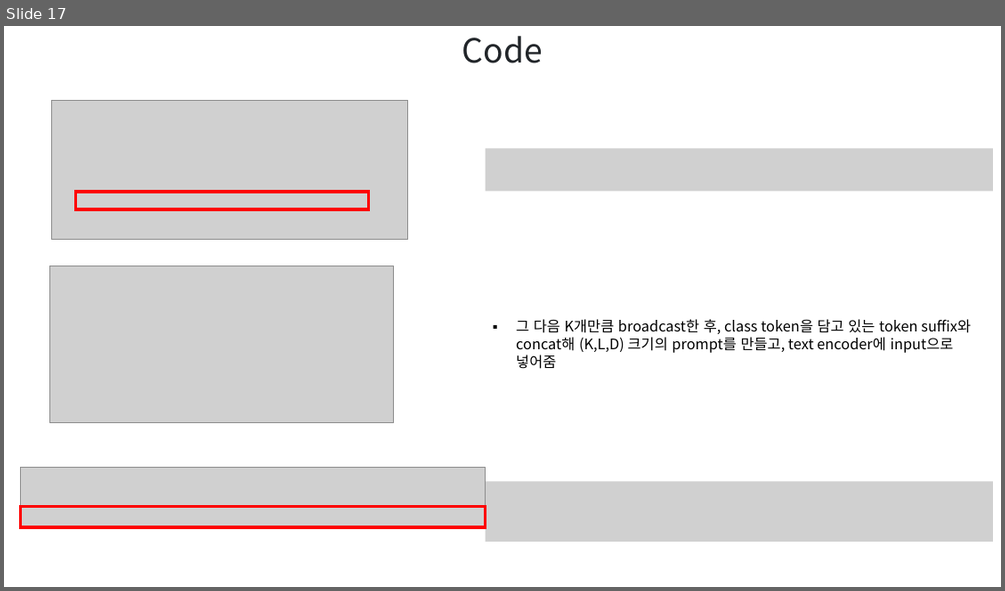
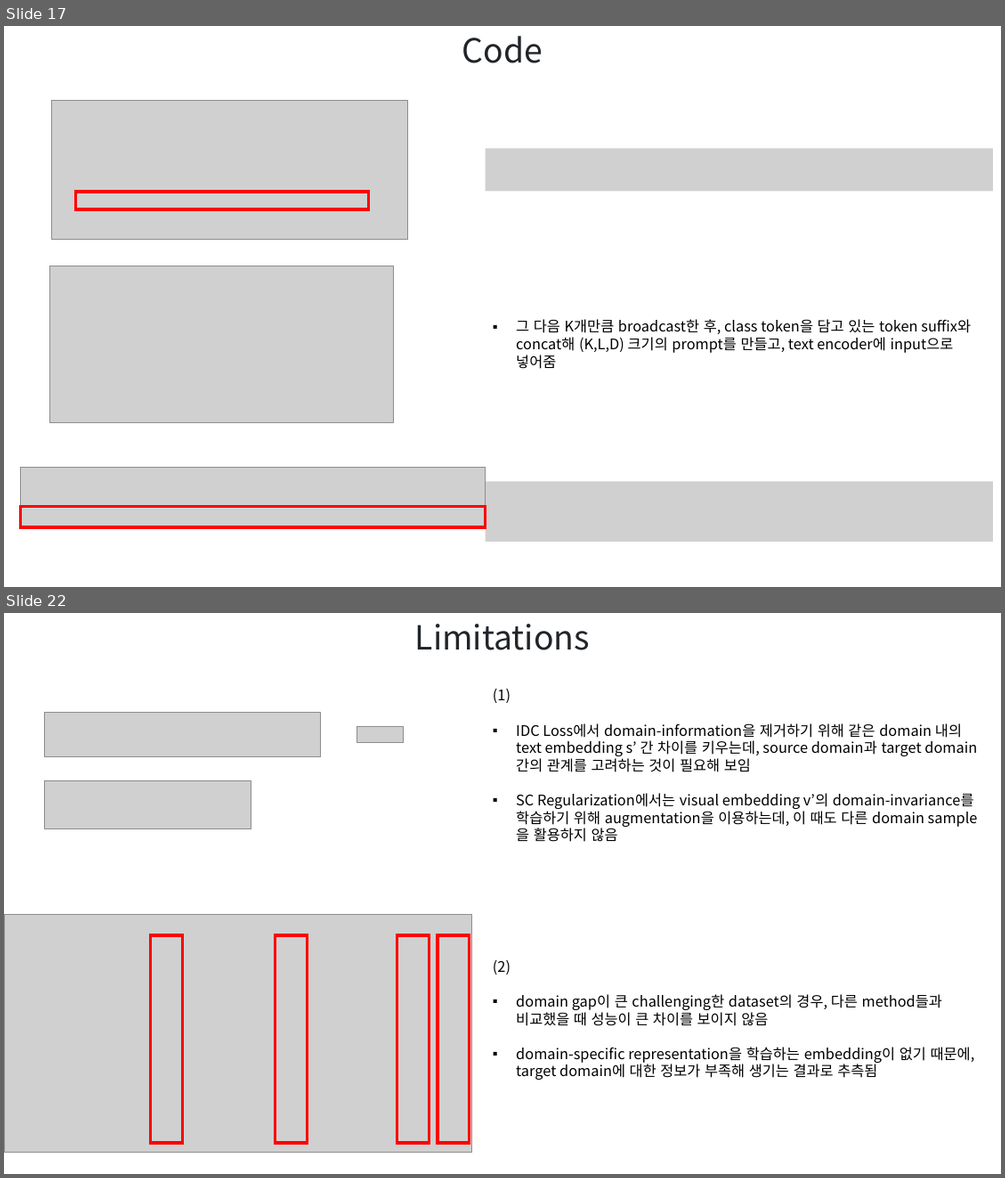
Before and after one commit to hbcho03/cvpr, a slide deck: CVPR/논문/DAMP PPT.pptx. Shown one above the other, each under a label of ours: slide 17 before the commit, slides 17 and 22 after it; the slides between them are not shown. The pictures are 1005x591 and 1005x1178 pixels, drawn with LibreOffice and Linux fonts; fonts in the diff are those of the drawing; grey boxes stand for pictures. Boxes give left, top, right and bottom in pixels: in the first picture for what was removed or moved away, otherwise in the second. Text is boxed around its words. In the diff, an @@ line names an element or a change of style, - is before the commit and + after.

```diff
--- a/CVPR/논문/DAMP PPT.pptx
+++ b/CVPR/논문/DAMP PPT.pptx
@@ slide 22 added at (x1=4, y1=613, x2=1001, y2=1174), background #FFFFFF @@
@@ text added at (x1=415, y1=624, x2=590, y2=650), 32 pt, text #212529 @@
+Limitations
@@ text added at (x1=493, y1=689, x2=977, y2=842), 14 pt, text #000000 @@
+(1)
+▪ IDC Loss에서 domain-information을 제거하기 위해 같은 domain 내의 text embedding s’ 간 차이를 키우는데, source domain과 target domain 간의 관계를 고려하는 것이 필요해 보임
+▪ SC Regularization에서는 visual embedding v’의 domain-invariance를 학습하기 위해 augmentation을 이용하는데, 이 때도 다른 domain sample을 활용하지 않음
@@ picture added at (x1=44, y1=713, x2=321, y2=756) @@
@@ picture added at (x1=357, y1=727, x2=403, y2=743) @@
@@ picture added at (x1=44, y1=780, x2=251, y2=829) @@
@@ group added at (x1=4, y1=915, x2=472, y2=1151): 4 rectangles, 1 picture @@
@@ text added at (x1=493, y1=960, x2=975, y2=1079), 14 pt, text #000000 @@
+(2)
+▪ domain gap이 큰 challenging한 dataset의 경우, 다른 method들과 비교했을 때 성능이 큰 차이를 보이지 않음
+▪ domain-specific representation을 학습하는 embedding이 없기 때문에, target domain에 대한 정보가 부족해 생기는 결과로 추측됨
```
Also in this commit, not shown: 9 slides changed, 2 other slides added, 1 other file.
